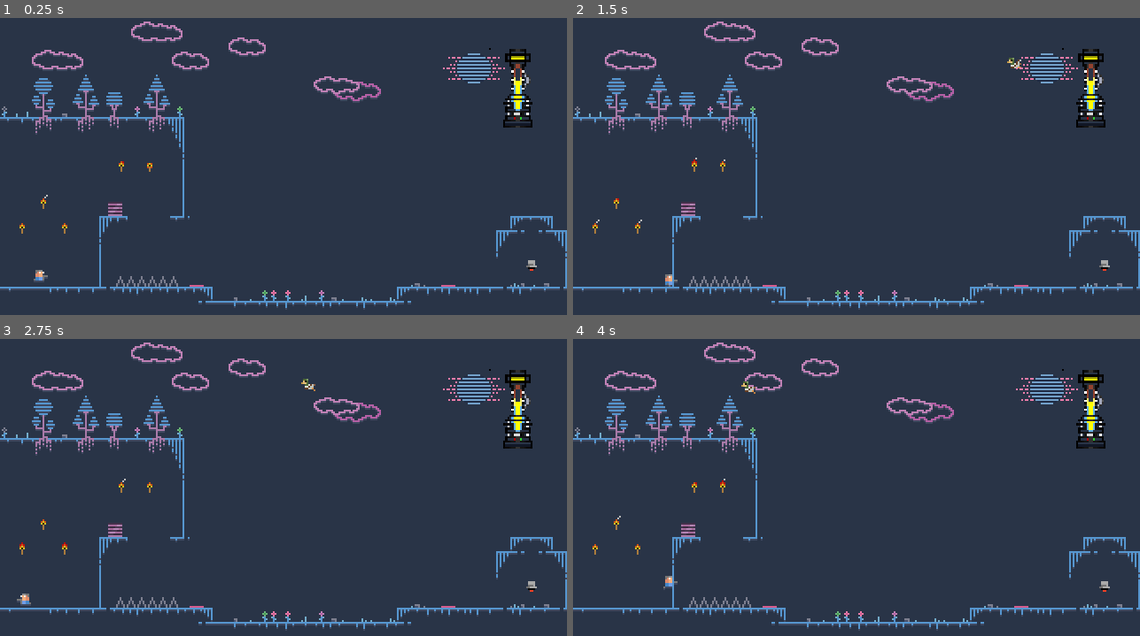
Above: before the commit, frames 1-4 (two rows, left to right).
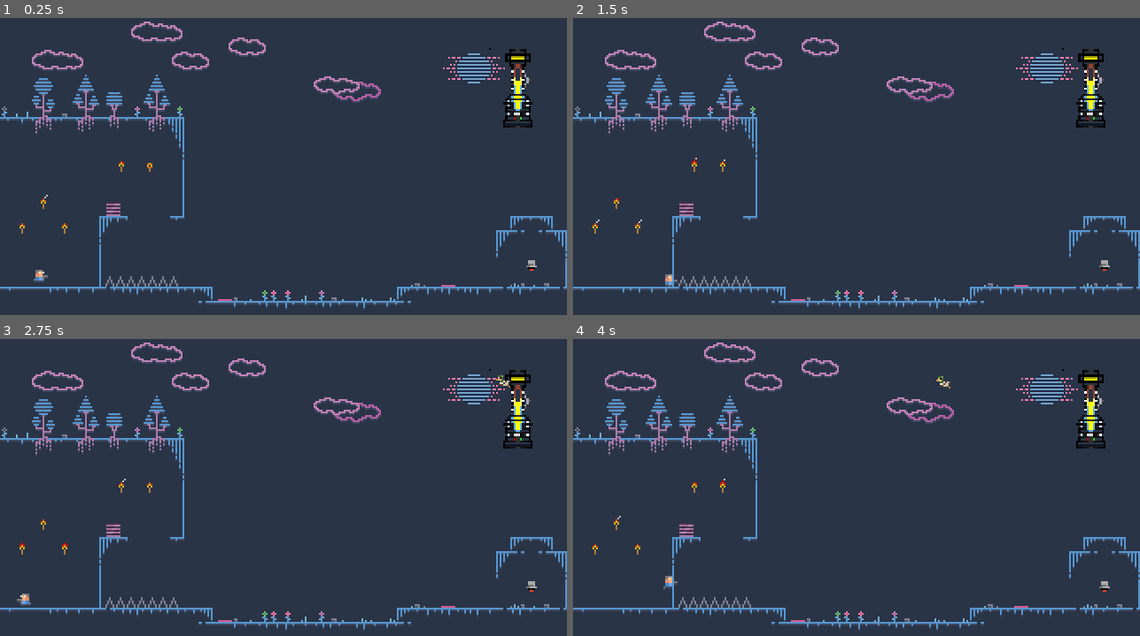
Above: after the commit, the same moments.

Repository: ddorn/gravity
Game: Godot game, scene res://Level2.tscn
Two runs of this game, one before a commit and one after it. Both use one fixed random seed, a clock stepped at 60 frames per second and the inputs below. Sound files missing from this copy of the repository are replaced by a short silence.
Inputs:
- Up to frame 1 (0.25 s): no input
- Up to frame 2 (1.5 s): hold Right (ui_right) from 0.53 s (still down); tap Up (ui_up) at 0.77 s
- Up to frame 3 (2.75 s): tap Up (ui_up) at 1.52 s; release Right (ui_right) at 2.03 s; hold Left (ui_left) from 2.03 s (still down)
- Up to frame 4 (4 s): release Left (ui_left) at 2.78 s; hold Right (ui_right) from 2.78 s (still down); tap Up (ui_up) at 3.02, 3.77 s

The runs differ from the first frame. In frame 1, less than 0.1% of the frame differs, in the area x 18-41%, y 61-96%; in frame 2, 0.1%; in frame 3, 0.2%; in frame 4, 0.2%, in the area x 18-67%, y 12-96%.

Commit message:
better player death

Diff:
--- a/Duck.gd
+++ b/Duck.gd
@@ -6,7 +6,10 @@
 var velocity = Vector2.RIGHT * horizontal_speed
 var spawn
 var timer = 0
+var last_velocity
 const horizontal_acceleration = 0.05
+var dead_for = 0
+export(int, 0, 10) var respawn_delay = 2
 
 func _ready():
 	spawn = Vector2(position)
@@ -15,6 +18,9 @@
 
 func _physics_process(delta):
 	timer += delta
+	dead_for -= delta
+	if dead_for > 0:
+		return
 
 	var vertical_force = (Utils.get_gravity(self) - 200) / 4
 	vertical_force += sin(timer * 10) * 10
@@ -22,13 +28,27 @@
 
 	velocity.x = lerp(velocity.x, horizontal_speed, horizontal_acceleration)
 
+	last_velocity = Vector2(velocity)
 	velocity = move_and_slide(velocity, Vector2.UP)
 
-	if position.x < 0 and velocity.x < 0:
+	if position.x < -20 and velocity.x < 0:
 		respawn()
-	elif position.x > 360 and velocity.x > 0:
+	elif position.x > 360 + 20 and velocity.x > 0:
 		respawn()
+
+
+	# Handle the collisions with other objects
+	for i in range(get_slide_count()):
+		var collision = get_slide_collision(i)
+		if collision.collider.has_method("collide_with"):
+			collision.collider.collide_with(collision, self)
+
 
 func respawn():
 	position = Vector2(spawn)
 	velocity = Vector2.RIGHT * horizontal_speed
+	dead_for = respawn_delay
+
+func kill():
+	respawn()
+	$Kill.play()
--- a/Duck.tscn
+++ b/Duck.tscn
@@ -35,3 +35,5 @@
 
 [node name="Animation" type="AnimationPlayer" parent="Sprite"]
 anims/default = SubResource( 2 )
+
+[node name="Kill" type="AudioStreamPlayer2D" parent="."]
--- a/Level2.tscn
+++ b/Level2.tscn
@@ -22,7 +22,7 @@
 cell_size = Vector2( 8, 8 )
 cell_custom_transform = Transform2D( 0, 0, 0, 0, 0, 0 )
 format = 1
-tile_data = PoolIntArray( 9, 13, 0, 65552, 12, 0, 131074, 13 …(765 unchanged characters)… 12, 0, 1048584, 917516, 0, 1048582, 917517, 0, 262148, 917540, 0, 196611, 917541, 0, 1048582, 91754 …(1611 unchanged characters)…
+tile_data = PoolIntArray( 9, 13, 0, 65552, 12, 0, 131074, 13 …(765 unchanged characters)… 12, 0, 1048584, 917516, 0, 1048582, 917540, 0, 196611, 917541, 0, 1048582, 91754 …(1611 unchanged characters)…
 
 [node name="Spike" parent="TileMap" instance=ExtResource( 8 )]
 position = Vector2( 74, 149 )
@@ -42,6 +42,9 @@
 [node name="Spike6" parent="TileMap" instance=ExtResource( 8 )]
 position = Vector2( 68, 149 )
 
+[node name="Spike7" parent="TileMap" instance=ExtResource( 8 )]
+position = Vector2( 62, 149 )
+
 [node name="Torch" parent="TileMap" instance=ExtResource( 6 )]
 position = Vector2( 25, 104 )
 
@@ -58,7 +61,7 @@
 position = Vector2( 60, -21 )
 
 [node name="Box" parent="." instance=ExtResource( 3 )]
-position = Vector2( 65, 103 )
+position = Vector2( 64, 104 )
 
 [node name="Interface" parent="." instance=ExtResource( 5 )]
 margin_left = 270.0
@@ -70,11 +73,11 @@
 position = Vector2( 253, 152 )
 
 [node name="Button2" parent="." instance=ExtResource( 7 )]
-position = Vector2( 111, 152 )
+position = Vector2( 127, 160 )
 
 [node name="Trophy" parent="." instance=ExtResource( 9 )]
 position = Vector2( 300, 141 )
 
 [node name="Duck" parent="." instance=ExtResource( 10 )]
-position = Vector2( 339, 24 )
+position = Vector2( 330, 24 )
 horizontal_speed = -60.0
--- a/Player.gd
+++ b/Player.gd
@@ -16,8 +16,9 @@
 var is_jumping = false
 
 onready var sprite = $Sprite
-onready var animationplayer = $AnimationPlayer
+onready var animationplayer = $Animation
 
+var dead = false
 
 # Called when the node enters the scene tree for the first time.
 func _ready():
@@ -27,6 +28,8 @@
 
 func _physics_process(delta):
 	# Player inputs
+	if dead:
+		return
 
 	var GRAVITY = Utils.get_gravity(self)
 	var x_input = Input.get_action_strength("ui_right") - Input.get_action_strength("ui_left")
@@ -75,3 +78,16 @@
 		var collision = get_slide_collision(i)
 		if collision.collider.has_method("collide_with"):
 			collision.collider.collide_with(collision, self)
+
+
+func kill():
+	dead = true
+	animationplayer.play("death")
+	$DeathText.visible = true
+	$DeathText.set_global_position(Vector2(160, 90) - $DeathText.rect_size / 2.0)
+	$DeathSound.play()
+
+func _on_Animation_finished(anim_name):
+	if anim_name == "death":
+		PlayerVariables.mort += 1
+		get_tree().reload_current_scene()
--- a/Player.tscn
+++ b/Player.tscn
@@ -1,9 +1,28 @@
-[gd_scene load_steps=6 format=2]
+[gd_scene load_steps=12 format=2]
 
 [ext_resource path="res://images/Player.png" type="Texture" id=1]
+[ext_resource path="res://Player.gd" type="Script" id=2]
+[ext_resource path="res://Aerologica.ttf" type="DynamicFontData" id=3]
+[ext_resource path="res://Sounds/death4.wav" type="AudioStream" id=4]
 
 [sub_resource type="RectangleShape2D" id=1]
 extents = Vector2( 2, 3 )
+
+[sub_resource type="Animation" id=6]
+resource_name = "death"
+length = 2.0
+tracks/0/type = "value"
+tracks/0/path = NodePath("DeathParticles:emitting")
+tracks/0/interp = 1
+tracks/0/loop_wrap = true
+tracks/0/imported = false
+tracks/0/enabled = true
+tracks/0/keys = {
+"times": PoolRealArray( 0 ),
+"transitions": PoolRealArray( 1 ),
+"update": 1,
+"values": [ true ]
+}
 
 [sub_resource type="Animation" id=2]
 resource_name = "idle"
@@ -54,7 +73,24 @@
 "values": [ 0, 1, 2, 3, 4, 5, 6, 7 ]
 }
 
+[sub_resource type="ParticlesMaterial" id=5]
+flag_disable_z = true
+spread = 180.0
+gravity = Vector3( 0, 0, 0 )
+initial_velocity = 102.81
+initial_velocity_random = 0.25
+orbit_velocity = 1.0
+orbit_velocity_random = 0.0
+linear_accel = -48.6
+angle_random = 1.0
+color = Color( 0.756863, 0.129412, 0.564706, 1 )
+
+[sub_resource type="DynamicFont" id=7]
+size = 32
+font_data = ExtResource( 3 )
+
 [node name="Player" type="KinematicBody2D"]
+script = ExtResource( 2 )
 
 [node name="Sprite" type="Sprite" parent="."]
 position = Vector2( 1, -4 )
@@ -73,7 +109,35 @@
 "_edit_lock_": true
 }
 
-[node name="AnimationPlayer" type="AnimationPlayer" parent="."]
+[node name="Animation" type="AnimationPlayer" parent="."]
+anims/death = SubResource( 6 )
 anims/idle = SubResource( 2 )
 anims/jump = SubResource( 3 )
 anims/run = SubResource( 4 )
+
+[node name="DeathParticles" type="Particles2D" parent="."]
+position = Vector2( 0, -4 )
+emitting = false
+amount = 200
+lifetime = 1.5
+one_shot = true
+explosiveness = 0.5
+process_material = SubResource( 5 )
+
+[node name="DeathText" type="Label" parent="."]
+visible = false
+margin_right = 265.0
+margin_bottom = 35.0
+custom_fonts/font = SubResource( 7 )
+custom_colors/font_color = Color( 0.94902, 0.341176, 0.0941176, 1 )
+text = "MISSSION FAILED"
+align = 1
+valign = 1
+uppercase = true
+__meta__ = {
+"_edit_use_anchors_": false
+}
+
+[node name="DeathSound" type="AudioStreamPlayer2D" parent="."]
+stream = ExtResource( 4 )
+[connection signal="animation_finished" from="Animation" to="." method="_on_Animation_finished"]
--- a/Spike.gd
+++ b/Spike.gd
@@ -3,17 +3,13 @@
 const Utils = preload("res://utils.gd")
 
 func collide_with(collision: KinematicCollision2D, body):
-	if body.get("TYPE") == "player":
+	if body.has_method("kill"):
 
-		# We can't use velocity because it can be reset by the collision before activating the Area2D
-		# print("velocity on spike hit:", body.last_velocity.y)
-		# print("gravity:", Utils.get_gravity(self))
 
 		# 200 is the default gravity. So by default RHS is 1.
 		var normalized_repulsion = 200.0 / Utils.get_gravity(self)
+		# By default, if the player is faster than 20 px/s they die.
 		var normalized_velocity = body.last_velocity.y / 20.0
-		# print(normalized_velocity, " >? ", normalized_repulsion)
-		# By default, if the player is faster than 20 px/s they die.
+
 		if normalized_velocity > normalized_repulsion:
-			PlayerVariables.mort += 1;
-			get_tree().reload_current_scene()
+			body.kill()
Binary file added: Aerologica.ttf
